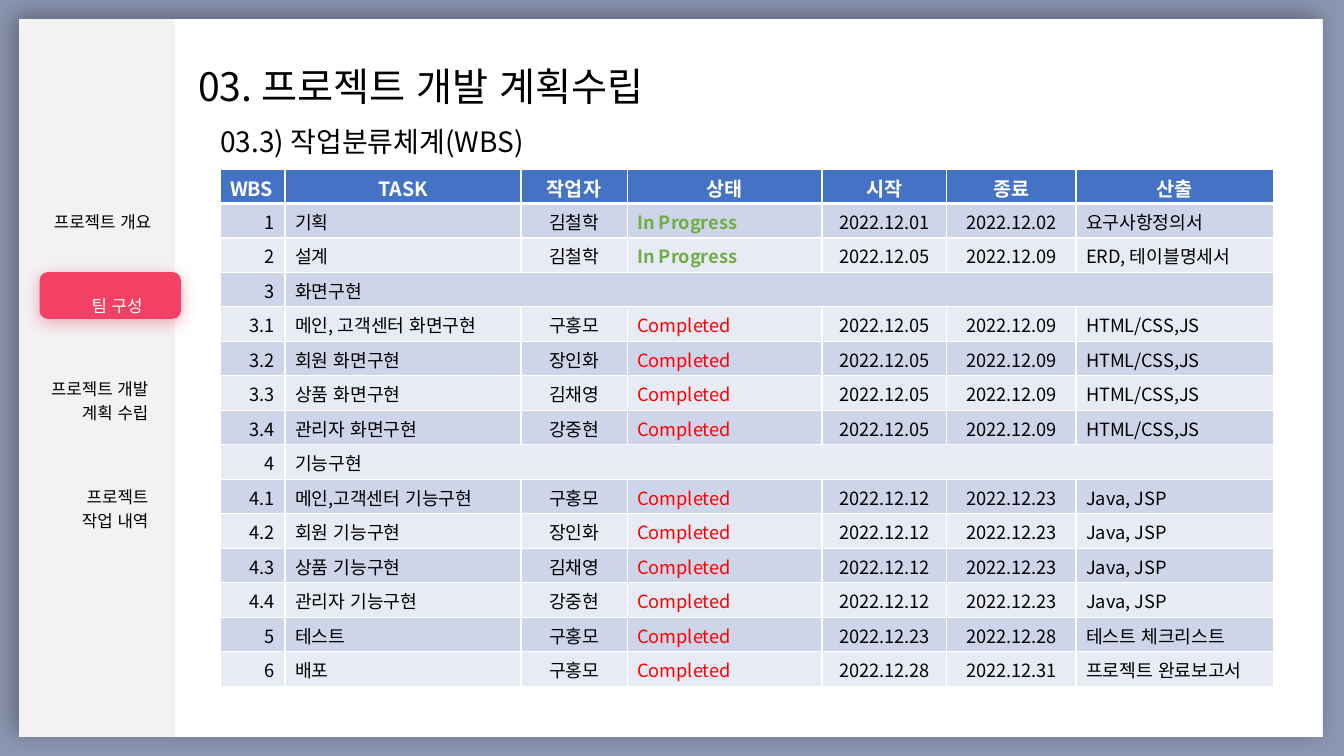
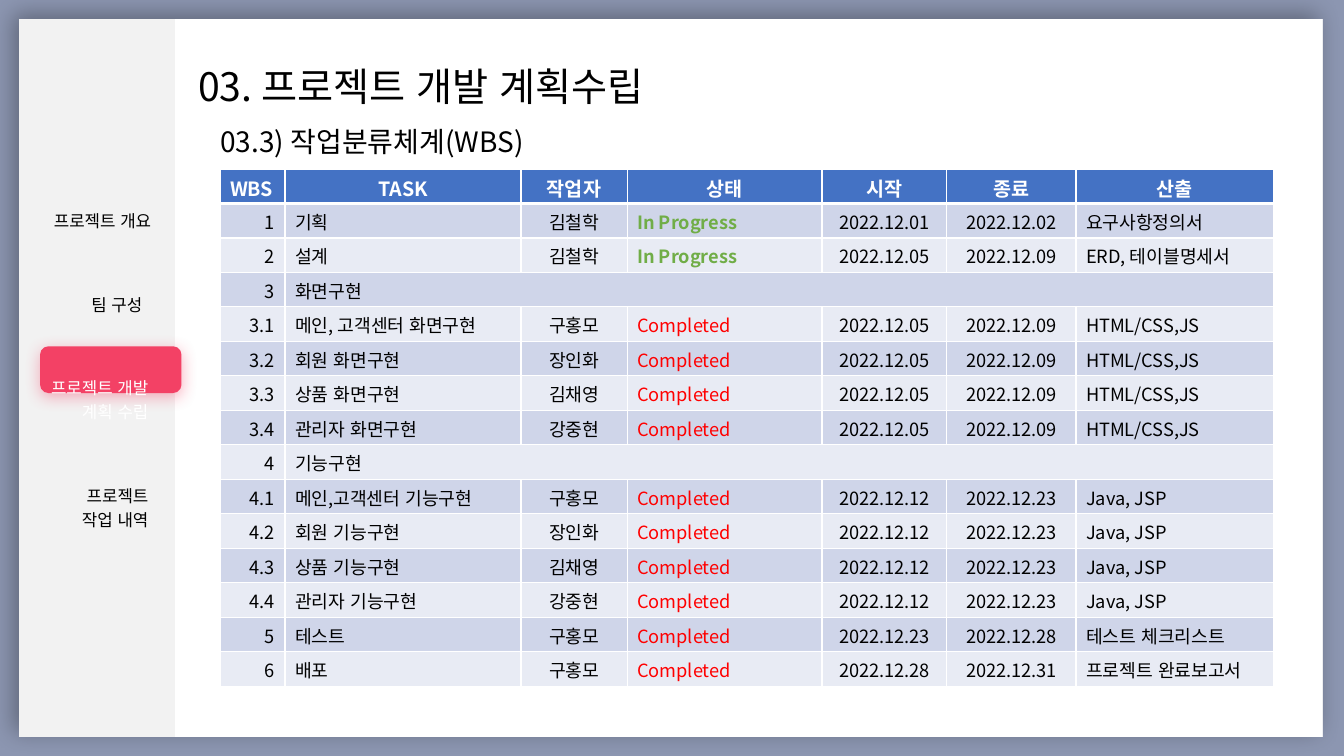
Before and after one commit to khm9990503/Kmarket1, a slide deck: slide 11 of 2팀_프로젝트_발표용ppt._v1.0.pptx. Drawn at 1344x756 pixels with LibreOffice and Linux fonts; fonts in the diff are those of the drawing. Boxes give left, top, right and bottom in pixels: in the first picture for what was removed or moved away, otherwise in the second. Text is boxed around its words. In the diff, an @@ line names an element or a change of style, - is before the commit and + after.

```diff
--- a/2팀_프로젝트_발표용ppt._v1.0.pptx
+++ b/2팀_프로젝트_발표용ppt._v1.0.pptx
@@ table at [29, 144, 174, 734] @@
@@ text colour #FFFFFF to #000000 in "팀 구성" @@
@@ text colour #000000 to #FFFFFF in "프로젝트 개발", "계획 수립" @@
@@ rounded rectangle: place and size @@
-rounded rectangle at [39, 272, 180, 319]
+rounded rectangle at [40, 347, 181, 393]
```
Also in this commit, not shown: 10 other slides changed.
